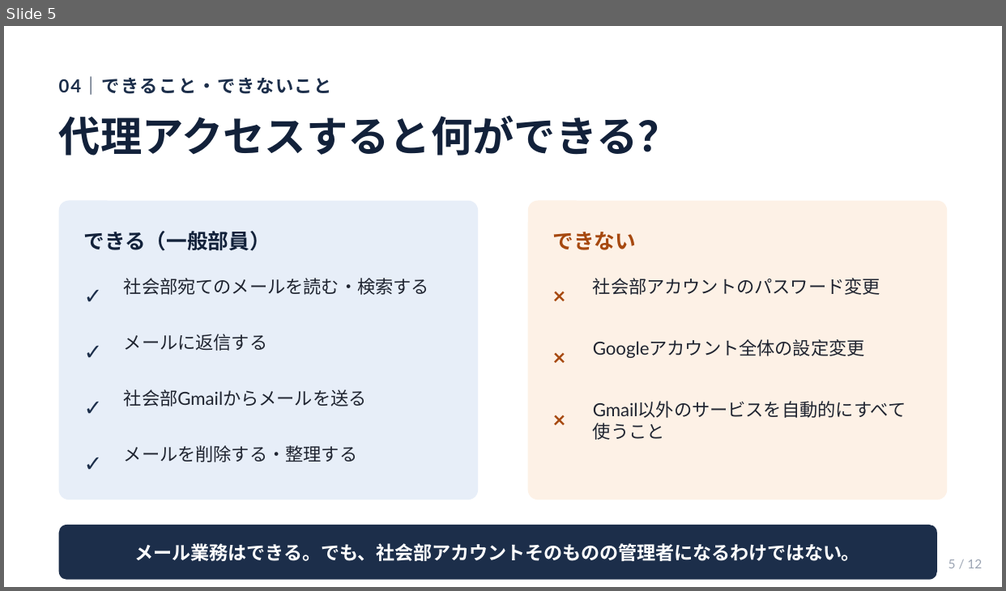
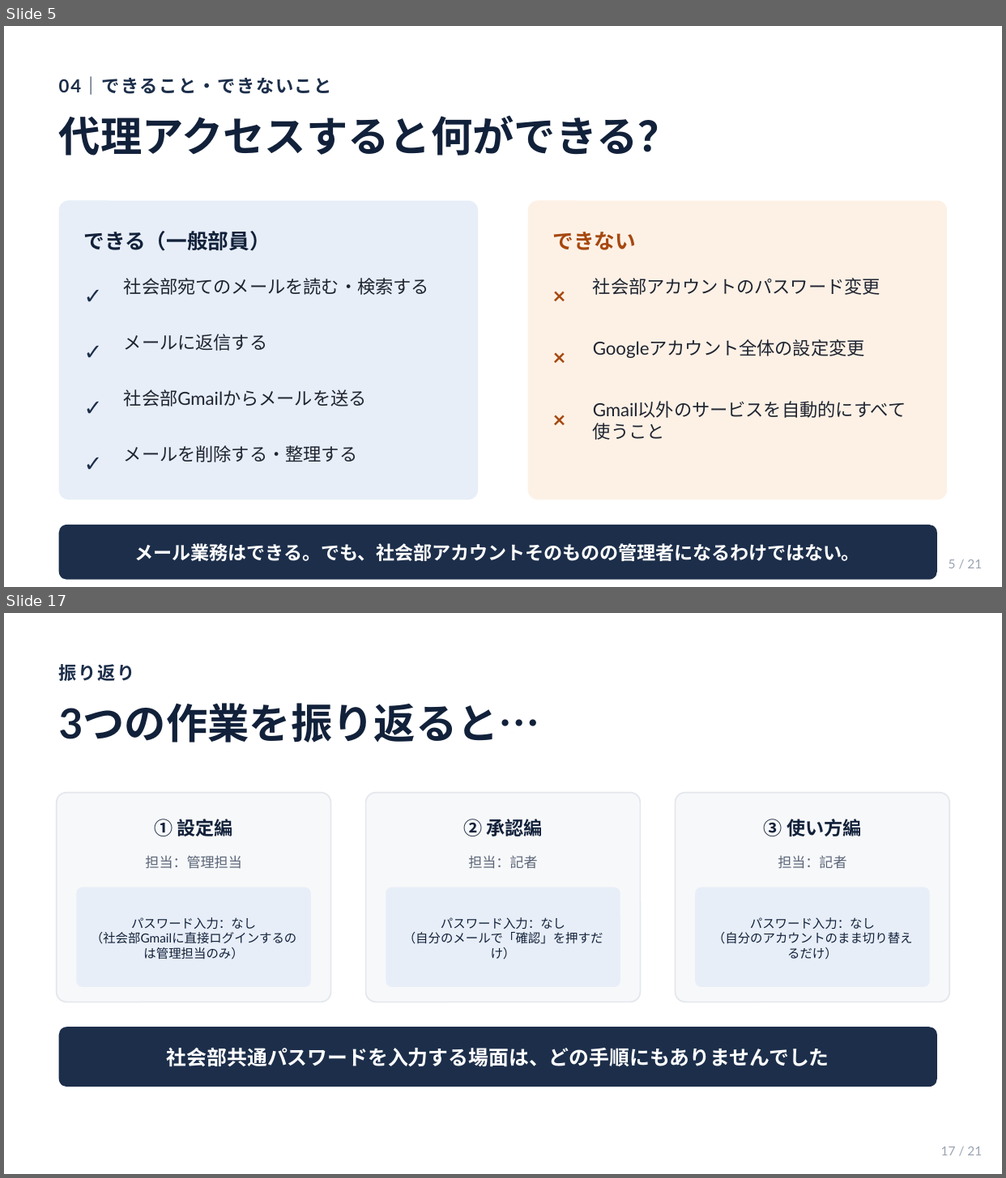
Before and after one commit to hiro-gif0/takubo, a slide deck: gmail-delegation-slides/gmail-delegation-explainer.pptx. Shown one above the other, each under a label of ours: slide 5 before the commit, slides 5 and 17 after it; the slides between them are not shown. The pictures are 1006x591 and 1006x1178 pixels, drawn with LibreOffice and Linux fonts; fonts in the diff are those of the drawing. Boxes give left, top, right and bottom in pixels: in the first picture for what was removed or moved away, otherwise in the second. Text is boxed around its words. In the diff, an @@ line names an element or a change of style, - is before the commit and + after.

```diff
--- a/gmail-delegation-slides/gmail-delegation-explainer.pptx
+++ b/gmail-delegation-slides/gmail-delegation-explainer.pptx
@@ slide 17 added at (4, 613, 1002, 1174), background #FFFFFF @@
@@ text added at (59, 664, 135, 681), 13 pt, text #1C2E4A, bold @@
+振り返り
@@ text added at (59, 703, 540, 743), 30 pt, text #12213A, bold @@
+3つの作業を振り返ると…
@@ rounded rectangle added at (57, 793, 331, 1002), fill #F7F8FA, outline #E4E7EC 1 pt @@
@@ rounded rectangle added at (365, 793, 640, 1002), fill #F7F8FA, outline #E4E7EC 1 pt @@
@@ rounded rectangle added at (675, 793, 949, 1002), fill #F7F8FA, outline #E4E7EC 1 pt @@
@@ text added at (155, 819, 233, 837), 13.5 pt, text #12213A, bold @@
+① 設定編
@@ text added at (463, 819, 543, 837), 13.5 pt, text #12213A, bold @@
+② 承認編
@@ text added at (764, 819, 861, 837), 13.5 pt, text #12213A, bold @@
+③ 使い方編
@@ text added at (145, 855, 241, 869), 10 pt, text #5B6577 @@
+担当：管理担当
@@ text added at (468, 855, 537, 869), 10 pt, text #5B6577 @@
+担当：記者
@@ text added at (778, 855, 846, 869), 10 pt, text #5B6577 @@
+担当：記者
@@ rounded rectangle added at (76, 888, 310, 987), fill #E7EEF8 @@
@@ rounded rectangle added at (386, 888, 620, 987), fill #E7EEF8 @@
@@ rounded rectangle added at (695, 888, 929, 987), fill #E7EEF8 @@
@@ text added at (91, 918, 297, 944), 9 pt, text #12213A @@
+パスワード入力：なし
+（社会部Gmailに直接ログインするのは管理担当のみ）
@@ text added at (403, 918, 603, 960), 9 pt, text #12213A @@
+パスワード入力：なし
+（自分のメールで「確認」を押すだけ）
@@ text added at (713, 918, 913, 960), 9 pt, text #12213A @@
+パスワード入力：なし
+（自分のアカウントのまま切り替えるだけ）
@@ rounded rectangle added at (59, 1027, 937, 1087), fill #1C2E4A @@
@@ text added at (167, 1048, 829, 1067), 14.5 pt, text #FFFFFF, bold @@
+社会部共通パスワードを入力する場面は、どの手順にもありませんでした
@@ text added at (941, 1147, 982, 1156), 9 pt, text #9AA3B2 @@
+17 / 21
@@ slide 5 changed as well @@
@@ text at (948, 560, 982, 569): text changed @@
-5 / 12
+5 / 21
```
Also in this commit, not shown: 7 other slides changed, 11 other slides added, 3 slides removed, 27 other files.
